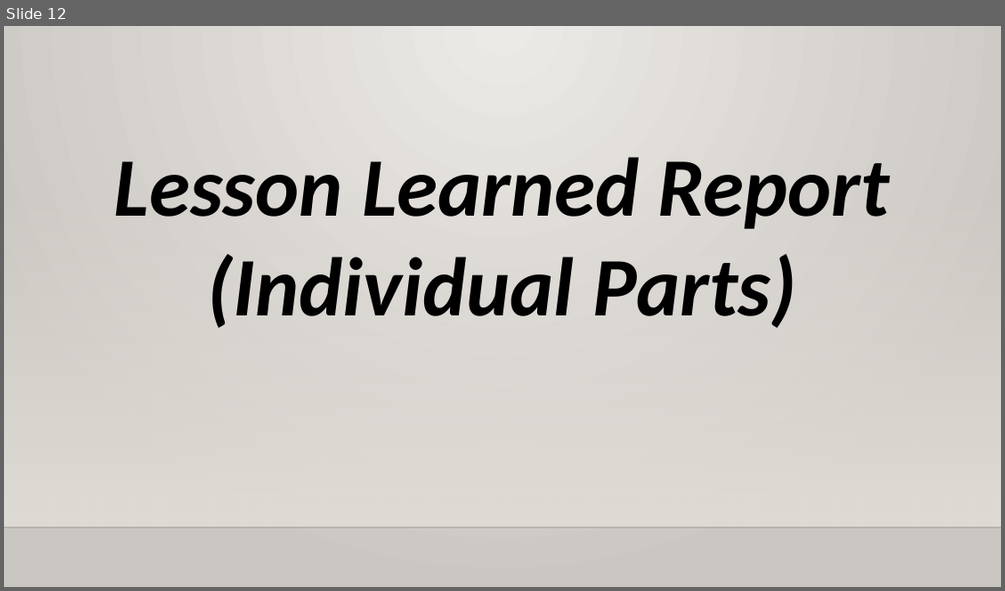
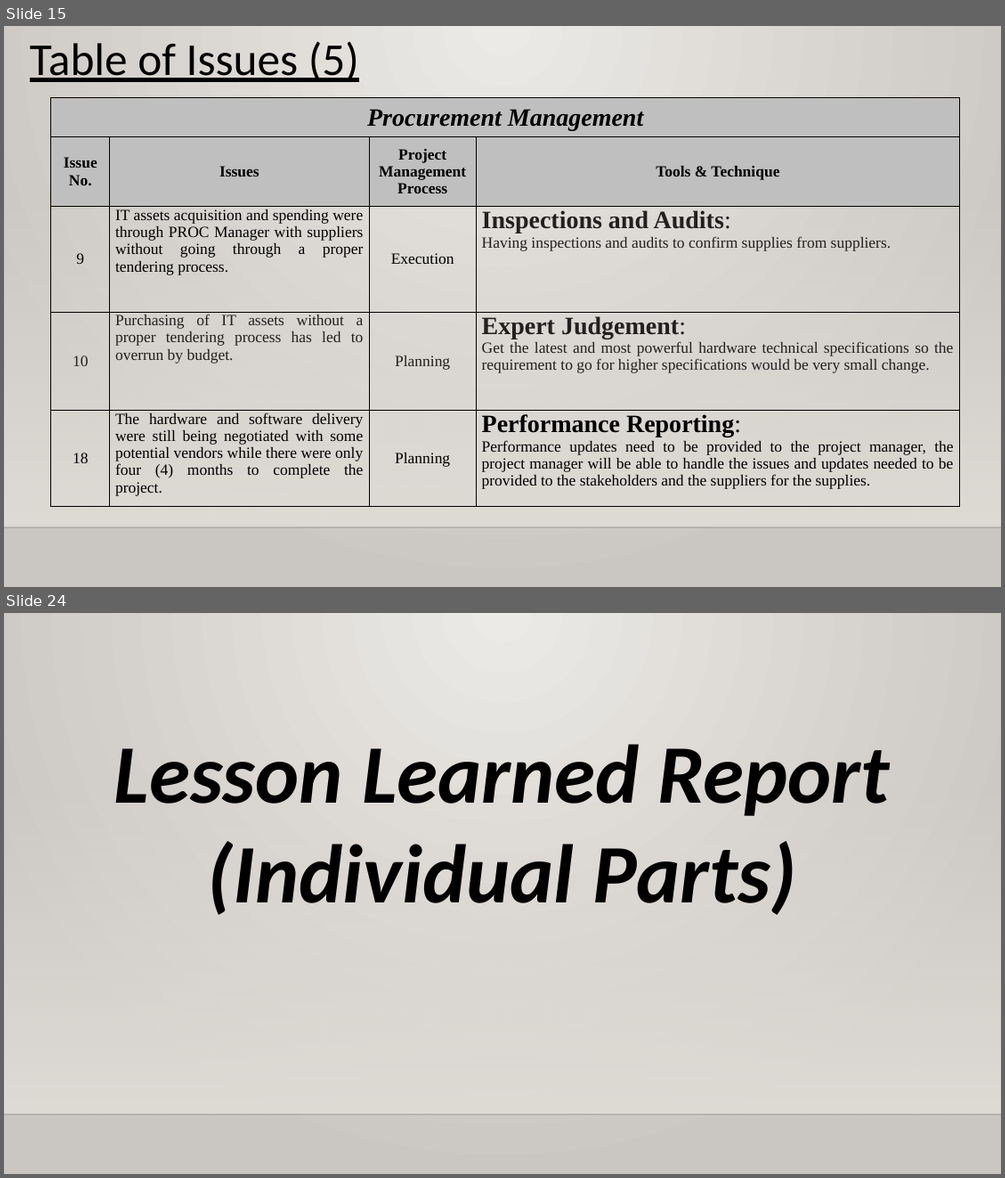
Before and after one commit to XtremisStudio/Project-Management, a slide deck: PRMGT_Presentation_Template.pptx. Shown one above the other, each under a label of ours: slide 12 before the commit, slides 15 and 24 after it; the slides between them are not shown. The pictures are 1005x591 and 1005x1178 pixels, drawn with LibreOffice and Linux fonts; fonts in the diff are those of the drawing; background and template pictures are left out. Boxes give left, top, right and bottom in pixels: in the first picture for what was removed or moved away, otherwise in the second. Text is boxed around its words. In the diff, an @@ line names an element or a change of style, - is before the commit and + after.

```diff
--- a/PRMGT_Presentation_Template.pptx
+++ b/PRMGT_Presentation_Template.pptx
@@ slide 15 added at (4,26,1001,587), background gradient #ECEAE7 to #CAC7C1; not listed: 2 template elements that a slide beside it also shows @@
@@ text added at (30,41,359,82), 44 pt, text #000000, underline @@
+Table of Issues (5)
@@ table added at (51,98,960,506), 5 rows, 4 columns @@
+Procurement Management |  |  | 
+Issue No. | Issues | Project Management Process | Tools & Technique
+9 | IT assets acquisition and spending were through PROC Manager with suppliers without going through a proper tendering process. | Execution | Inspections and Audits: / Having inspections and audits to confirm supplies from suppliers.
+10 | Purchasing of IT assets without a proper tendering process has led to overrun by budget. | Planning | Expert Judgement: / Get the latest and most powerful hardware technical specifications so the requirement to go for higher specifications would be very small change.
+18 | The hardware and software delivery were still being negotiated with some potential vendors while there were only four (4) months to complete the project. | Planning | Performance Reporting: / Performance updates need to be provided to the project manager, the project manager will be able to handle the issues and updates needed to be provided to the stakeholders and the suppliers for the supplies.
@@ what was slide 12 is now slide 24 @@
```
Also in this commit, not shown: 11 slides changed, 14 other slides added, 1 slide removed, 3 other files.
